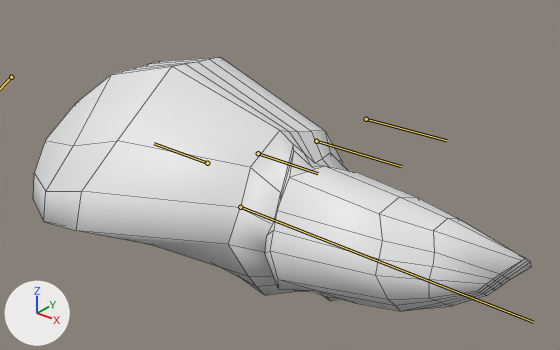
Before and after pictures for a commit that changed the FBX model Assets/Blenders/rat.fbx.
Camera for both pictures: a camera (50 mm lens) standing at (0.0187, -0.0208, 0.015) and looking at (0.0018, 0.0003, 0.0019). Every picture has the same lights, and +X, +Y and +Z are marked at lower left. Both versions are drawn at frame 10 of the action 'Stumble'; the numbers are the values there. The bones that bend it are drawn over the model as lines. Mesh edges are drawn as thin lines.

Names of what the first picture shows: 'Rat'.
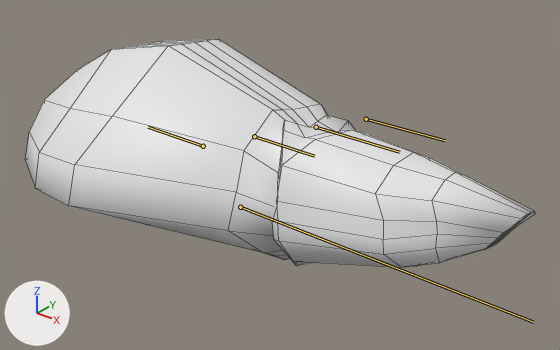
What differs and where, as boxes [x1, y1, x2, y2] in the pictures (560 x 350 px):
'Rat', posed (10% shorter)
    before: [33, 57, 531, 311]
    after: [26, 39, 536, 267]
bone 'Body0', root to tip
    before: (366, 119) to (446, 140)
    after: (366, 119) to (445, 140)
bone 'Body1', root to tip
    before: (316, 141) to (401, 166)
    after: (316, 127) to (399, 152)
bone 'Body2', root to tip
    before: (258, 153) to (318, 173)
    after: (254, 136) to (314, 156)
bone 'Head', root to tip
    before: (207, 163) to (154, 143)
    after: (203, 146) to (148, 127)

Patch to the scene script:
```diff
--- a/Assets/Blenders/rat.fbx.py
+++ b/Assets/Blenders/rat.fbx.py
@@ bone_body0 @@
 bone_body0 = bpy.data.objects['Armature'].pose.bones['Body0']  # child of 'Basebone'
-bone_body0.rotation_quaternion = (0.999, -0.002, 0.045, 0.014)  # degrees (0, 5, 2)
+bone_body0.rotation_quaternion = (1.0, 0.0, -0.028, 0.0)  # degrees (0, -3, 0)
@@ bone_body1 @@
 bone_body1 = bpy.data.objects['Armature'].pose.bones['Body1']  # child of 'Body0'
-bone_body1.rotation_quaternion = (0.994, -0.001, -0.105, 0.0)  # degrees (0, -12, 0)
+bone_body1.rotation_quaternion = (0.999, 0.0, -0.034, 0.0)  # degrees (0, -4, 0)
@@ bone_body2 @@
 bone_body2 = bpy.data.objects['Armature'].pose.bones['Body2']  # child of 'Body1'
-bone_body2.rotation_quaternion = (0.998, 0.001, -0.059, -0.013)  # degrees (0, -7, -2)
+bone_body2.rotation_quaternion = (0.999, 0.0, -0.051, 0.0)  # degrees (0, -6, 0)
@@ bone_head @@
 bone_head = bpy.data.objects['Armature'].pose.bones['Head']  # child of 'Body2'
-bone_head.rotation_quaternion = (0.98, 0.001, 0.198, 0.016)  # degrees (0, 23, 2)
+bone_head.rotation_quaternion = (1.0, 0.0, 0.002, 0.0)  # degrees (0, 0, 0)
```
